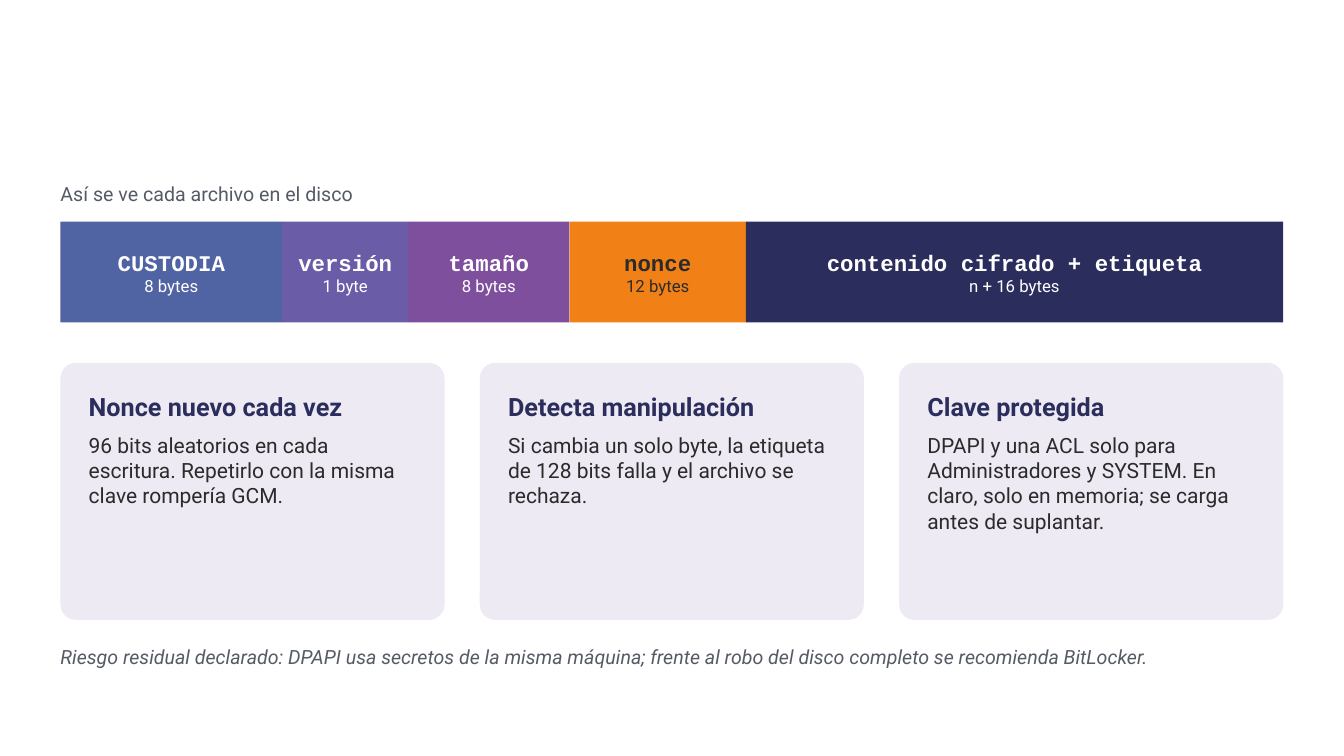
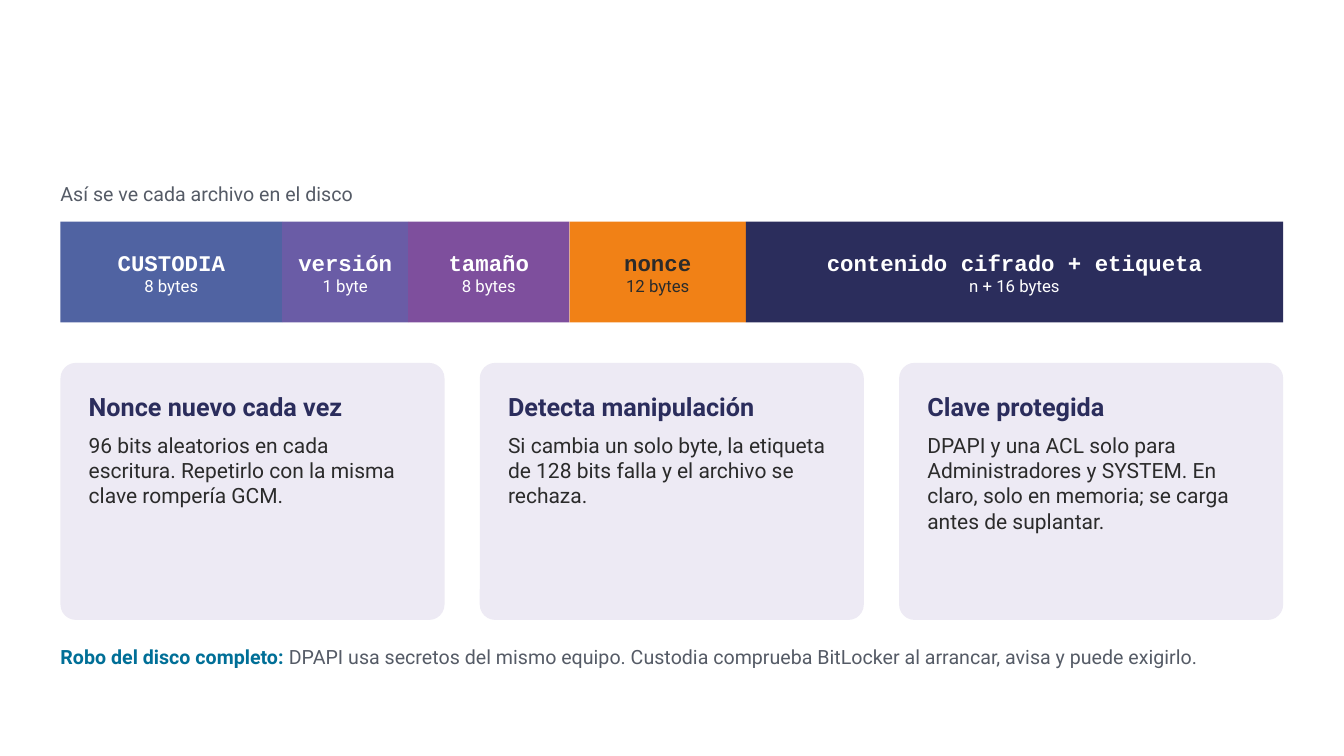
Before and after one commit to yanni2327/custodia, a slide deck: slide 8 of docs/Custodia_charla_TED.pptx. Drawn at 1344x756 pixels with LibreOffice and Linux fonts; fonts in the diff are those of the drawing; background and template pictures are left out. Boxes give left, top, right and bottom in pixels: in the first picture for what was removed or moved away, otherwise in the second. Text is boxed around its words. In the diff, an @@ line names an element or a change of style, - is before the commit and + after.

```diff
--- a/docs/Custodia_charla_TED.pptx
+++ b/docs/Custodia_charla_TED.pptx
@@ text at (60,649,1197,668): text changed; italic off @@
-Riesgo residual declarado: DPAPI usa secretos de la misma máquina; frente al robo del disco completo se recomienda BitLocker.
+Robo del disco completo: DPAPI usa secretos del mismo equipo. Custodia comprueba BitLocker al arrancar, avisa y puede exigirlo.
```
Also in this commit, not shown: 4 other slides changed, 1 slide added, 27 other files.
